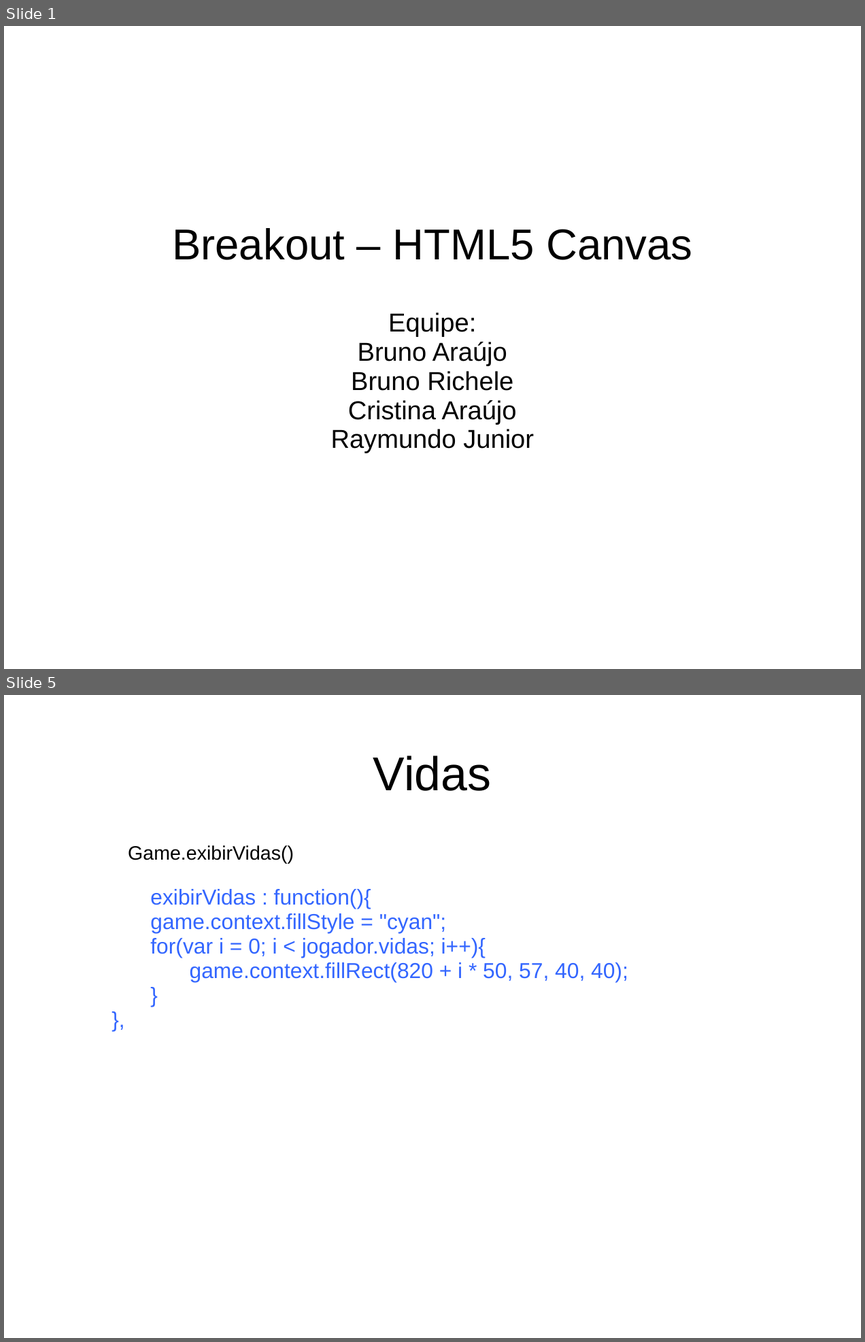
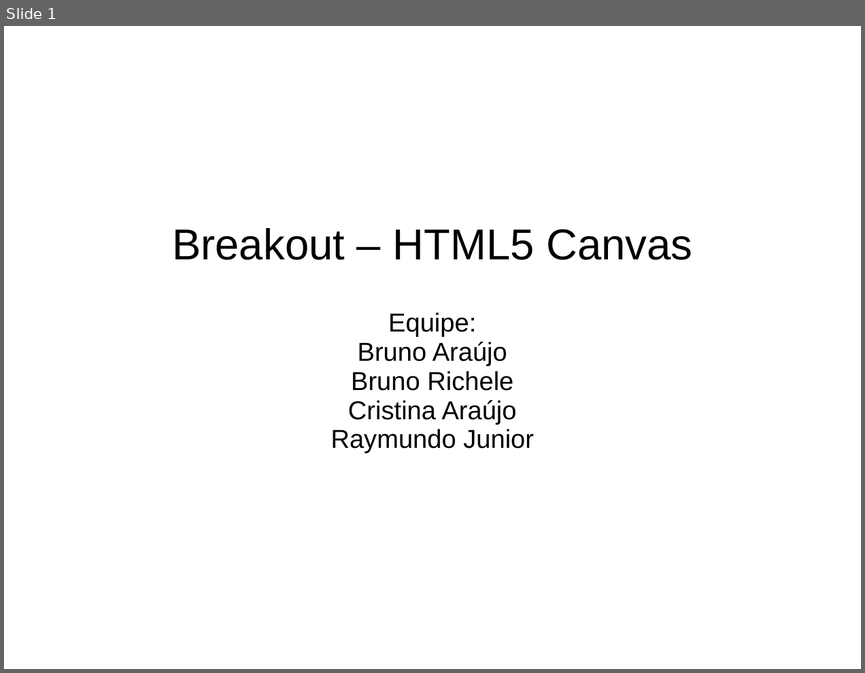
Before and after one commit to jucimarjr/posueagames, a slide deck: brunorichele/breakout/apres/breakout.ppt. Shown one above the other, each under a label of ours: slides 1 and 5 before the commit, slide 1 after it; the slides between them are not shown. The pictures are 865x1342 and 865x673 pixels, drawn with LibreOffice and Linux fonts; fonts in the diff are those of the drawing. Boxes give left, top, right and bottom in pixels: in the first picture for what was removed or moved away, otherwise in the second. Text is boxed around its words. In the diff, an @@ line names an element or a change of style, - is before the commit and + after.

```diff
--- a/brunorichele/breakout/apres/breakout.ppt
+++ b/brunorichele/breakout/apres/breakout.ppt
@@ slide 5 removed at (4,695,861,1338), background #FFFFFF @@
@@ title removed at (373,756,491,791) @@
-Vidas
@@ text removed at (128,845,294,864) @@
-Game.exibirVidas()
@@ text removed at (150,889,628,982) @@
-exibirVidas : function(){
-game.context.fillStyle = "cyan";
-for(var i = 0; i < jogador.vidas; i++){
-game.context.fillRect(820 + i * 50, 57, 40, 40);
-}
-},
```
Also in this commit, not shown: 3 slides changed, 1 slide added, 13 other slides removed, 4 other files.
